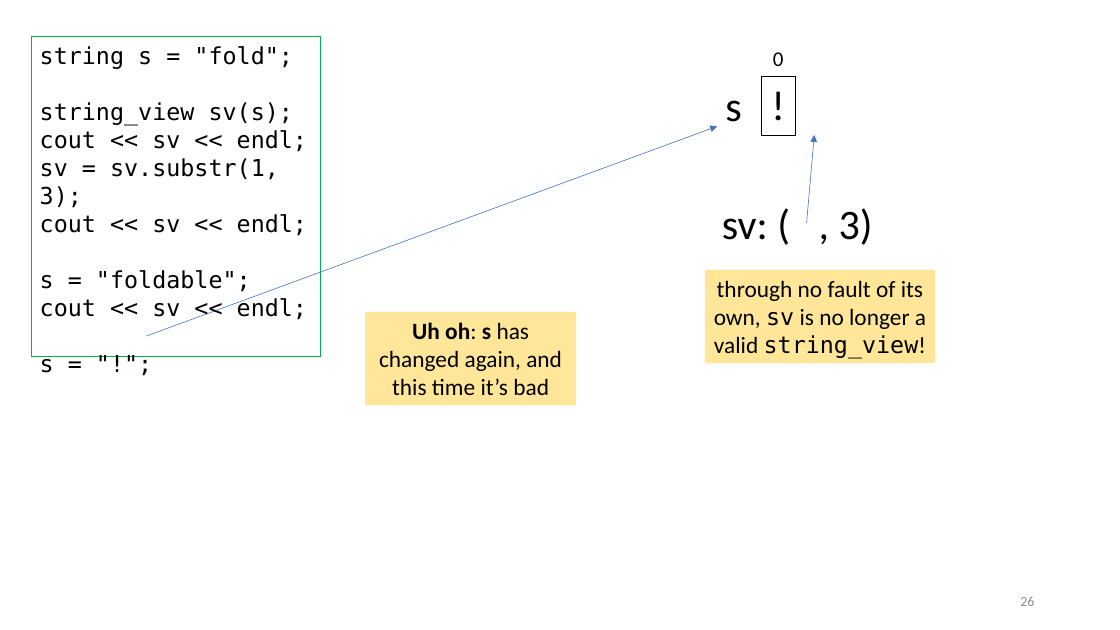
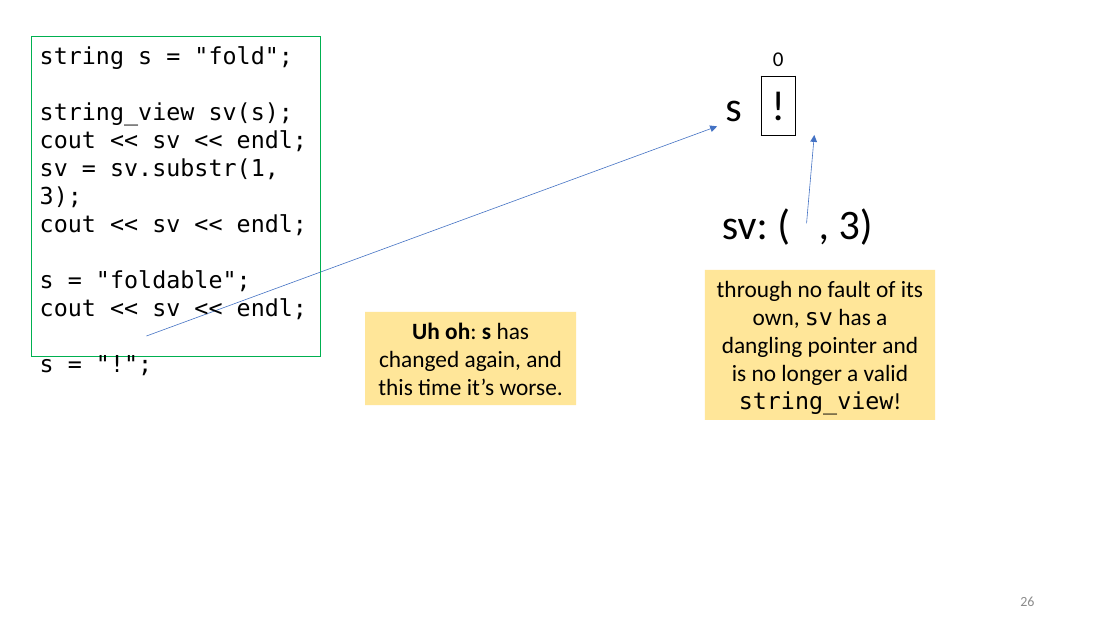
Before and after one commit to tjd1234/cmpt225fall2023, a slide deck: slide 26 of lecture_notes/week12/week12_strings.pptx. Drawn at 1120x630 pixels with LibreOffice and Linux fonts; fonts in the diff are those of the drawing. Boxes give left, top, right and bottom in pixels: in the first picture for what was removed or moved away, otherwise in the second. Text is boxed around its words. In the diff, an @@ line names an element or a change of style, - is before the commit and + after.

```diff
--- a/lecture_notes/week12/week12_strings.pptx
+++ b/lecture_notes/week12/week12_strings.pptx
@@ rectangle "through no fault of its ...": place and size @@
-rectangle "through no fault of its ..." at box(705, 270, 935, 363)
+rectangle "through no fault of its ..." at box(705, 270, 935, 419)
@@ text in rectangle at box(717, 280, 923, 415): text changed @@
-through no fault of its own, sv is no longer a valid string_view!
+through no fault of its own, sv has a dangling pointer and is no longer a valid string_view!
@@ text in rectangle at box(378, 322, 563, 395): text changed @@
-Uh oh: s has changed again, and this time it’s bad
+Uh oh: s has changed again, and this time it’s worse.
```
Also in this commit, not shown: 16 other slides changed, 3 other files.
